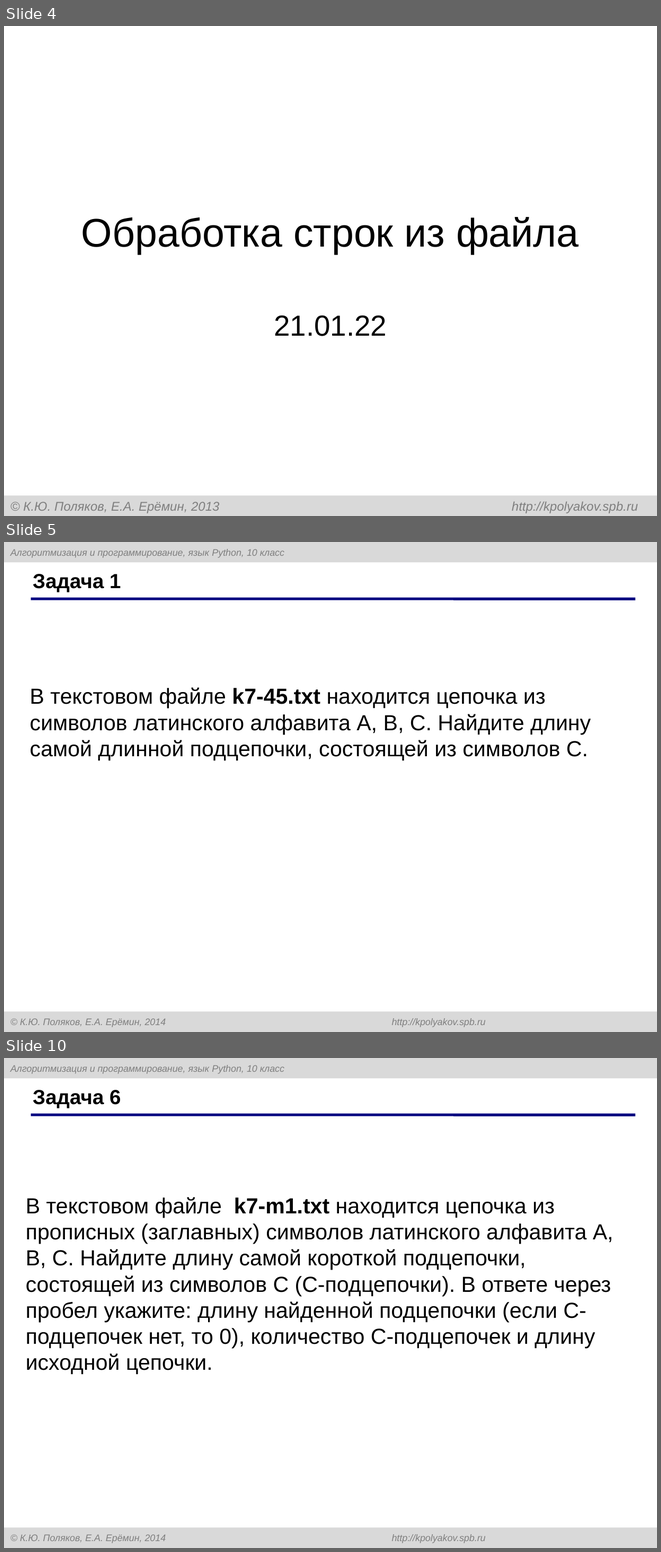
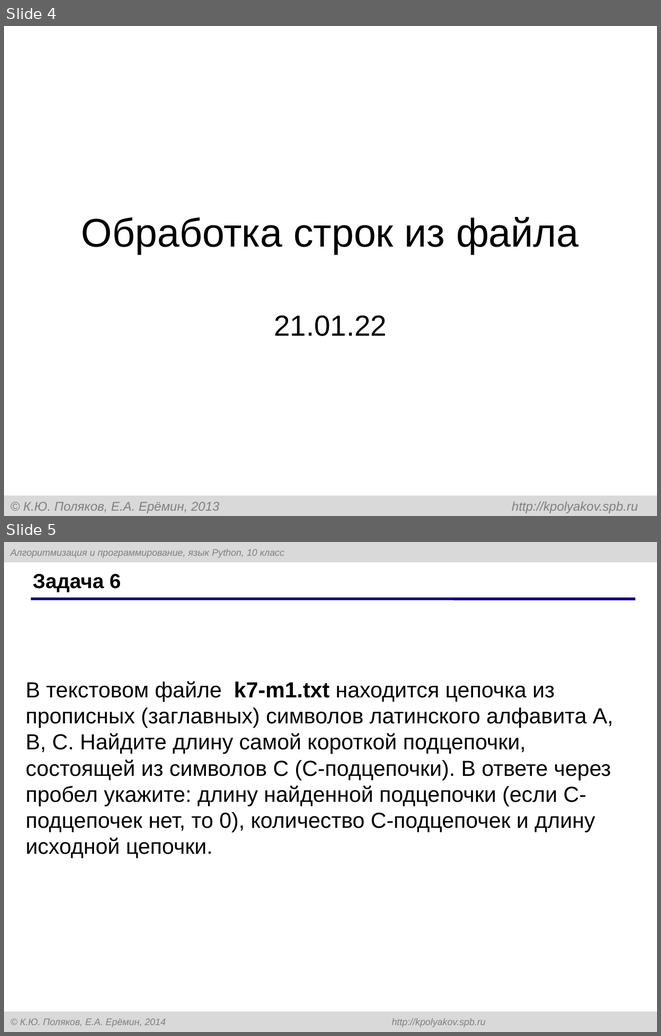
Before and after one commit to myrzh/ict-homework, a slide deck: grade10/quarter3/temp_pptx.pptx. Shown one above the other, each under a label of ours: slides 4, 5 and 10 before the commit, slides 4 and 5 after it; the slides between them are not shown. The pictures are 661x1552 and 661x1036 pixels, drawn with LibreOffice and Linux fonts; fonts in the diff are those of the drawing. Boxes give left, top, right and bottom in pixels: in the first picture for what was removed or moved away, otherwise in the second. Text is boxed around its words. In the diff, an @@ line names an element or a change of style, - is before the commit and + after.

```diff
--- a/grade10/quarter3/temp_pptx.pptx
+++ b/grade10/quarter3/temp_pptx.pptx
@@ slide 5 removed at (4, 542, 657, 1032), background #FFFFFF; not listed: 3 template elements that a slide beside it also shows @@
@@ title removed at (33, 574, 121, 592) @@
-Задача 1
@@ text removed at (30, 687, 591, 760) @@
-В текстовом файле k7-45.txt находится цепочка из символов латинского алфавита A, B, C. Найдите длину самой длинной подцепочки, состоящей из символов C.
@@ what was slide 10 is now slide 5 @@
```
Also in this commit, not shown: 4 other slides removed, 5 other files.
